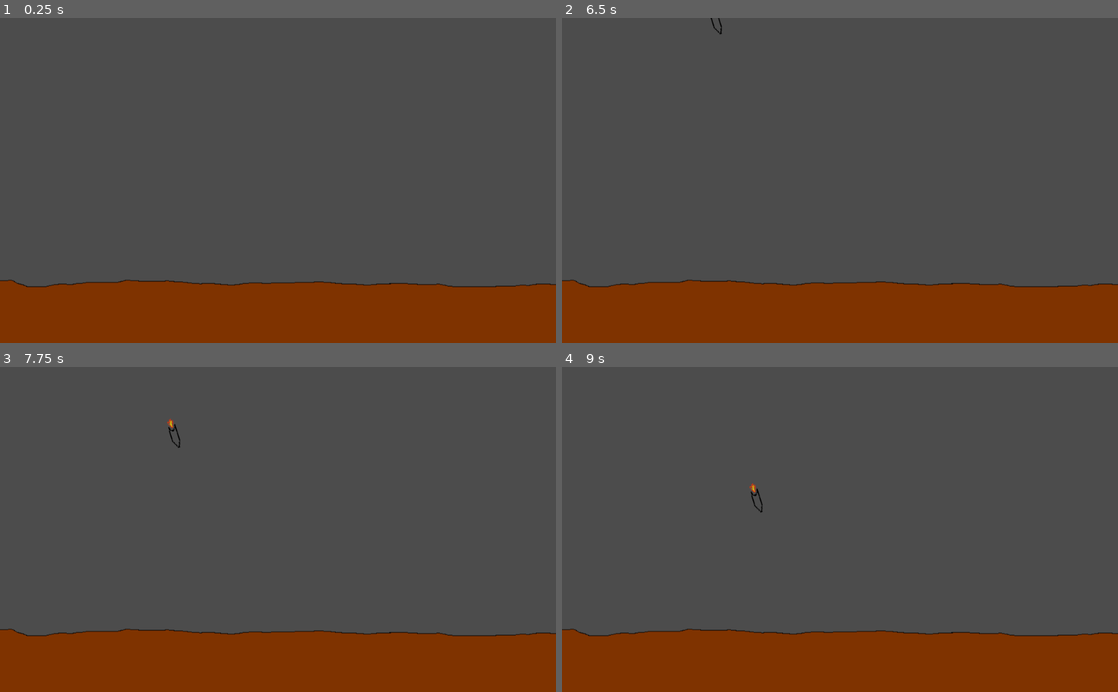
Above: before the commit, frames 1-4 (two rows, left to right).
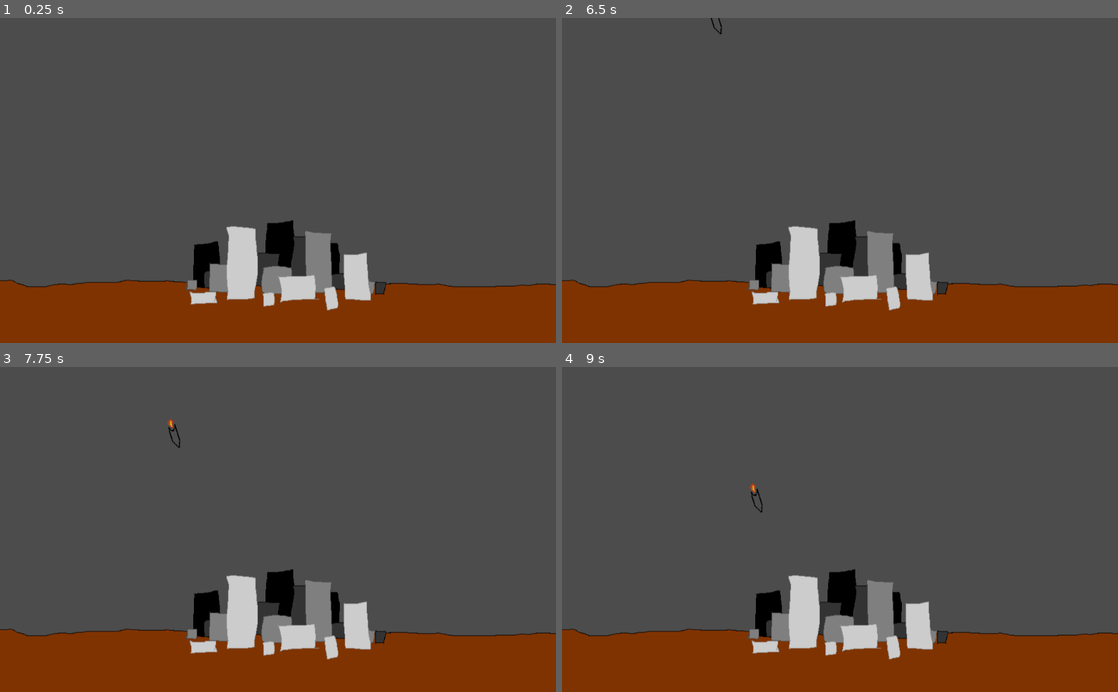
Above: after the commit, the same moments.

Repository: aJns/godot_missile_defence
Game: Godot game, scene res://MissileDefense.tscn
Two runs of this game, one before a commit and one after it. Both use one fixed random seed, a clock stepped at 60 frames per second and the inputs below.
Inputs:
- Up to frame 1 (0.25 s): no input
- Up to frame 2 (6.5 s): tap Enter at 0.5, 2, 3.5 s; tap Space at 1.25, 2.75, 4.25 s
- Up to frame 3 (7.75 s): no input
- Up to frame 4 (9 s): no input

The runs differ from the first frame. In frame 1, 5.9% of the frame differs, in the area x 33-70%, y 62-90%; in frame 2, 5.9%; in frame 3, 5.9%; in frame 4, 5.9%.

Commit message:
Add city

Diff:
--- /dev/null
+++ b/City.tscn
@@ -0,0 +1,8 @@
+[gd_scene load_steps=2 format=2]
+
+[ext_resource path="res://city.png" type="Texture" id=1]
+
+[node name="City" type="Node2D"]
+
+[node name="city" type="Sprite" parent="."]
+texture = ExtResource( 1 )
--- a/MissileDefense.tscn
+++ b/MissileDefense.tscn
@@ -1,7 +1,8 @@
-[gd_scene load_steps=3 format=2]
+[gd_scene load_steps=4 format=2]
 
 [ext_resource path="res://MissileSpawner.gd" type="Script" id=1]
 [ext_resource path="res://Ground.tscn" type="PackedScene" id=2]
+[ext_resource path="res://City.tscn" type="PackedScene" id=3]
 
 [node name="SceneRoot" type="Node2D"]
 
@@ -10,3 +11,6 @@
 
 [node name="Ground" parent="." instance=ExtResource( 2 )]
 position = Vector2( 511, 571.544 )
+
+[node name="City" parent="." instance=ExtResource( 3 )]
+position = Vector2( 524, 448.544 )
Binary file added: city.png
Not shown, added: city.png.import
